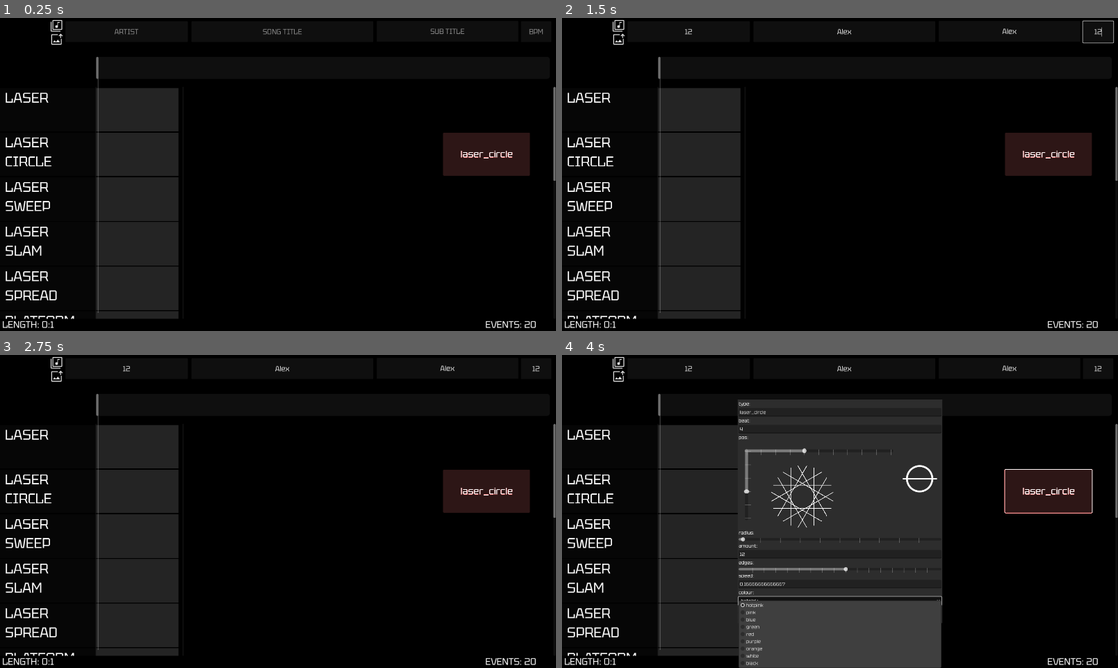
Above: before the commit, frames 1-4 (two rows, left to right).
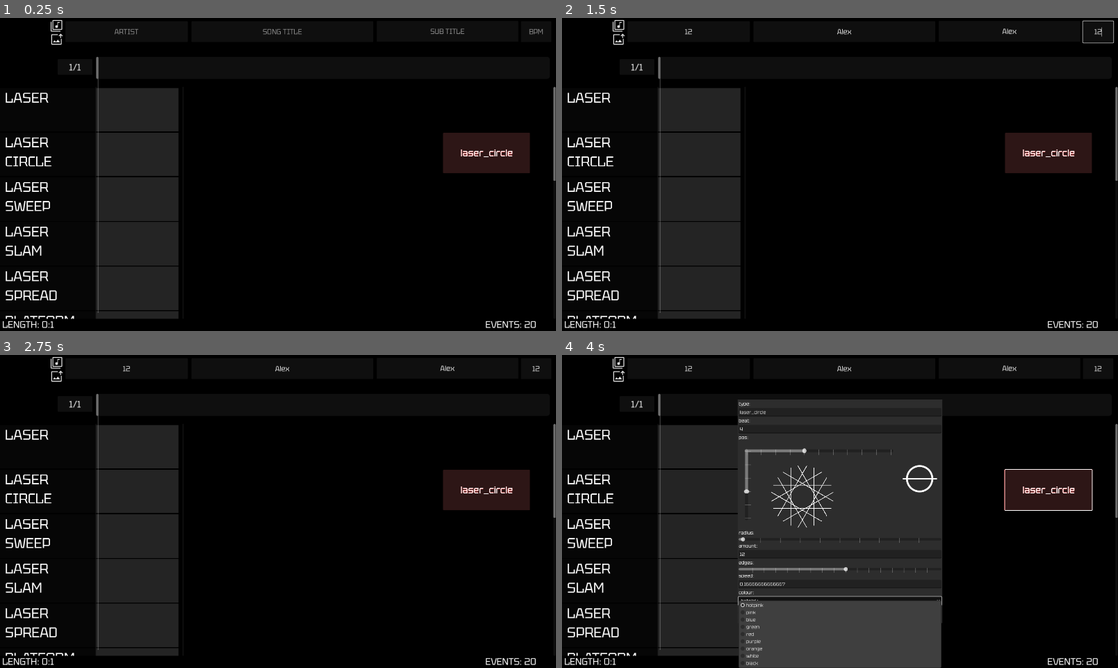
Above: after the commit, the same moments.

Repository: FireEntity1/beat-jumper
Game: Godot game, scene res://scenes/editor.tscn
Two runs of this game, one before a commit and one after it. Both use one fixed random seed, a clock stepped at 60 frames per second and the inputs below. This scene is started directly instead of the project's main scene. Sound files missing from this copy of the repository are replaced by a short silence.
Inputs (mouse positions are in pixels of both pictures, inside the frame that each line leads up to):
- Up to frame 1 (0.25 s): no input
- Up to frame 2 (1.5 s): click (845, 30) at 0.52 s; type "Alex" at 0.6 s; click (1006, 30) at 0.75 s; type "Alex" at 0.83 s; click (689, 30) at 0.98 s; type "12" at 1.07 s; click (1095, 30) at 1.27 s; type "12" at 1.35 s
- Up to frame 3 (2.75 s): click (55, 376) at 2 s
- Up to frame 4 (4 s): click "laser_circle" at 2.75 s; click "hotpink" at 3.5 s

The runs differ from the first frame. In frame 1, 0.3% of the frame differs, in the area x 12-96%, y 14-51%; in frame 2, 0.3%; in frame 3, 0.3%; in frame 4, 0.3%.

Commit message:
feat: edit editor scale

Diff:
--- a/components/track.tscn
+++ b/components/track.tscn
@@ -11,12 +11,11 @@
 color = Color(0.144063, 0.144063, 0.144063, 1)
 script = ExtResource("1_7bdol")
 
-[node name="hbox" type="HBoxContainer" parent="."]
-layout_mode = 0
+[node name="hbox" type="Control" parent="."]
+anchors_preset = 0
 offset_left = 330.0
 offset_right = 1921.0
 offset_bottom = 148.0
-theme_override_constants/separation = 0
 
 [node name="textbg" type="ColorRect" parent="."]
 layout_mode = 0
--- a/project.godot
+++ b/project.godot
@@ -13,6 +13,9 @@
 config/name="Beat Jumper"
 run/main_scene="uid://cd0l2flrue8ie"
 config/features=PackedStringArray("4.4", "Mobile")
+boot_splash/bg_color=Color(0, 0, 0, 1)
+boot_splash/fullsize=false
+boot_splash/image="uid://bsigqixscx35e"
 config/icon="res://icon.svg"
 
 [autoload]
--- a/scenes/editor.tscn
+++ b/scenes/editor.tscn
@@ -109,3 +109,15 @@
 offset_right = 340.0
 offset_bottom = 1017.0
 color = Color(1, 1, 1, 0.292)
+
+[node name="scale" type="LineEdit" parent="."]
+offset_left = 199.0
+offset_top = 142.0
+offset_right = 319.0
+offset_bottom = 198.0
+theme_override_font_sizes/font_size = 32
+text = "1/1"
+placeholder_text = "x/x"
+alignment = 1
+
+[connection signal="text_submitted" from="scale" to="." method="_on_scale_text_submitted"]
--- a/scripts/editor.gd
+++ b/scripts/editor.gd
@@ -4,6 +4,8 @@
 const EVENT = preload("res://components/editor_event.tscn")
 
 var last_beat = {}
+
+var lines_layer
 
 var map: Dictionary
 var selection: Array
@@ -166,7 +168,7 @@
 ]
 
 func _ready() -> void:
-	var lines_layer = Control.new()
+	lines_layer = Control.new()
 	lines_layer.name = "lines_layer"
 	lines_layer.mouse_filter = Control.MOUSE_FILTER_IGNORE
 	$scroll/tracks.add_child(lines_layer)
@@ -212,6 +214,8 @@
 		main_event.event_data = event
 		main_event.custom_minimum_size.x = max_width
 
+		main_event.position.x = event.beat*EVENT_WIDTH
+
 		if events.size() > 1:
 			var popup = PopupPanel.new()
 			popup.transparent = false
@@ -276,3 +280,20 @@
 func onload():
 	$song_length.text = "LENGTH: " + str(int(floor($song.stream.get_length()/60))) + ":" + str(int($song.stream.get_length())%60)
 	$song_events.text = "EVENTS: " + str(temp_testing_map.size())
+
+func eval_exp(text):
+	var exp = Expression.new()
+	var regex = RegEx.new()
+	regex.compile(r"\b(\d+)\b")
+	text = regex.sub(text,"$1.0", true)
+	if exp.parse(str(text)) == OK:
+		var value = exp.execute()
+		return value
+	else:
+		return null
+
+func _on_scale_text_submitted(new_text: String) -> void:
+	if eval_exp(new_text) != null:
+		for child in lines_layer.get_children():
+			child.queue_free()
+		add_lines(eval_exp(new_text),($song.stream.get_length() * bpm) / 60.0,lines_layer)
